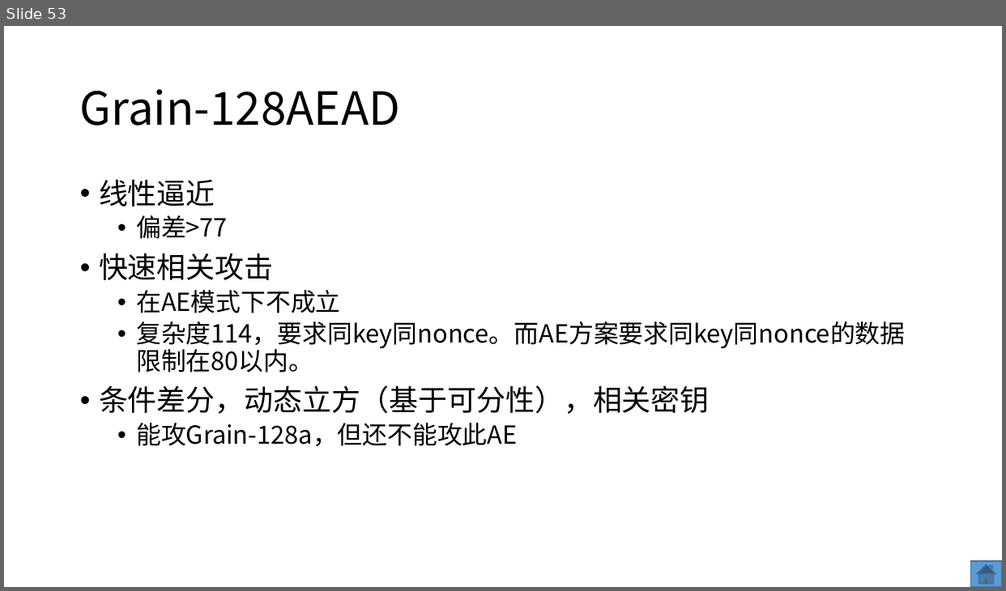
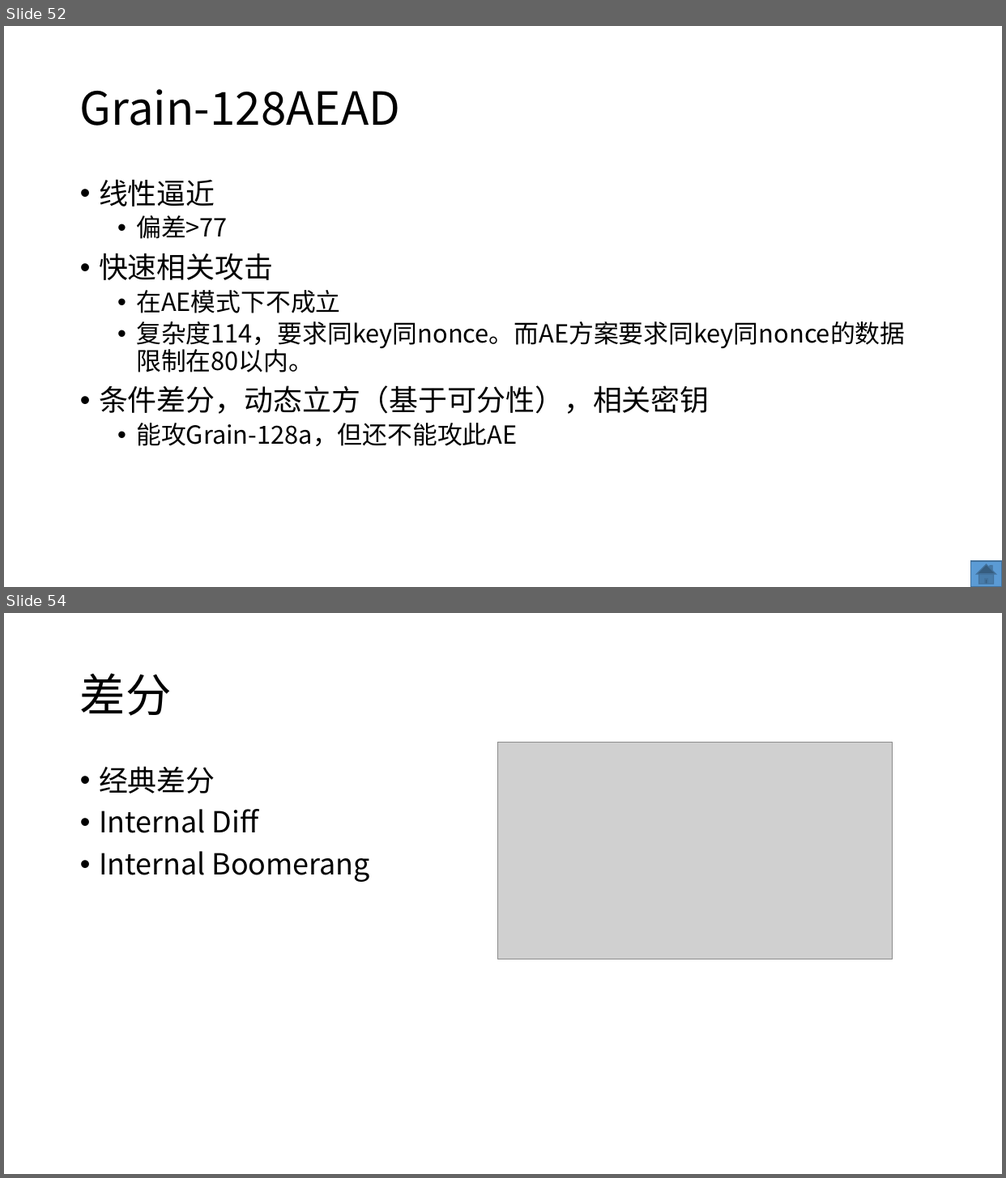
Before and after one commit to dtykira/LWC_finalists, a slide deck: round3.pptx. Shown one above the other, each under a label of ours: slide 53 before the commit, slides 52 and 54 after it; the slides between them are not shown. The pictures are 1006x591 and 1006x1178 pixels, drawn with LibreOffice and Linux fonts; fonts in the diff are those of the drawing; grey boxes stand for pictures. Boxes give left, top, right and bottom in pixels: in the first picture for what was removed or moved away, otherwise in the second. Text is boxed around its words. In the diff, an @@ line names an element or a change of style, - is before the commit and + after.

Commit message:
rebound internal diff boomerang

```diff
--- a/round3.pptx
+++ b/round3.pptx
@@ slide 54 added at (4, 613, 1002, 1174), background #FFFFFF @@
@@ title added at (80, 673, 172, 716), 44 pt, text #000000 @@
+差分
@@ picture added at (497, 743, 892, 960) @@
@@ text added at (99, 766, 370, 882), 28 pt, text #000000 @@
+• 经典差分
+• Internal Diff
+• Internal Boomerang
@@ what was slide 53 is now slide 52 @@
```
Also in this commit, not shown: 5 slides changed, 5 other slides added, 1 slide removed, 4 other files.
